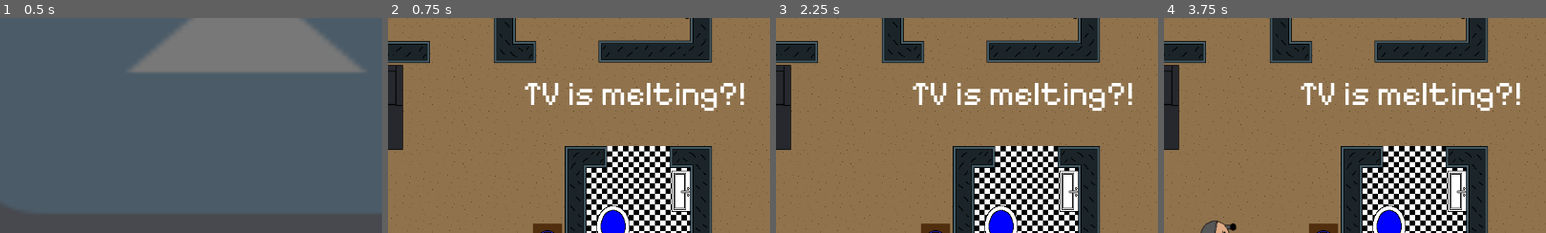
Above: before the commit, frames 1-4 (left to right).
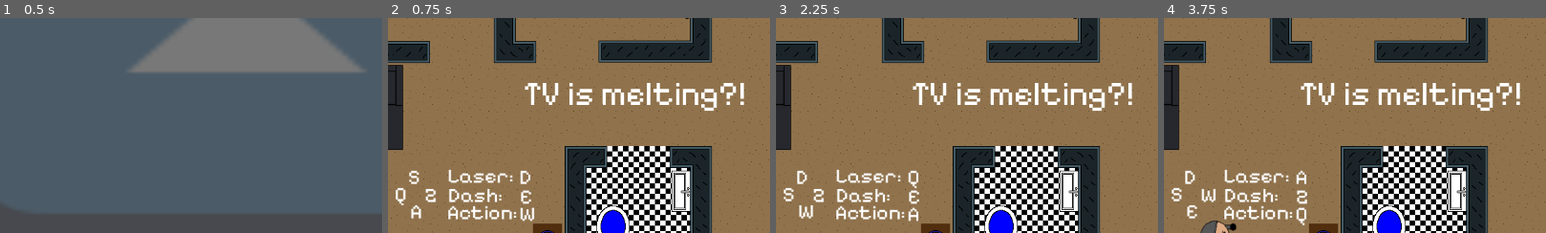
Above: after the commit, the same moments.

Repository: discoaaron/gamejam
Game: Godot game, scene res://scenes/menu/menu.tscn
Two runs of this game, one before a commit and one after it. Both use one fixed random seed, a clock stepped at 60 frames per second and the inputs below. The engine's default icon, where the game draws it, is replaced by a stand-in: a white triangle on a blue panel in a dark square.
Inputs:
- Up to frame 1 (0.5 s): no input
- Up to frame 2 (0.75 s): tap Space (space) at 0.5 s; tap A (a) at 0.6 s
- Up to frame 3 (2.25 s): tap D (d) at 0.8, 1.35 s; tap Space (space) at 1.25, 2 s; tap E (e) at 1.55, 2.1 s
- Up to frame 4 (3.75 s): tap S (s) at 2.3, 2.85 s; tap Space (space) at 2.75, 3.5 s; tap W (w) at 3.05, 3.6 s
The pictures show only the part of the screen within x 18-68%, y 39-89%; the shares and areas given below are measured in that part.

Frame 1 is identical in both runs. In frame 2, 2.3% of the frame differs, in the area x 2-39%, y 70-95%; in frame 3, 2.2%; in frame 4, 2.2%.

Commit message:
adds hud controls

Diff:
--- a/game/Main.tscn
+++ b/game/Main.tscn
@@ -29,6 +29,7 @@
 [ext_resource type="FontFile" uid="uid://cw6g0hytutgdl" path="res://fonts/PixelifySans-VariableFont_wght.ttf" id="25_wry1b"]
 [ext_resource type="Texture2D" uid="uid://bsbnwkumt6a7e" path="res://art/Plant.png" id="27_wgpcm"]
 [ext_resource type="PackedScene" uid="uid://4q46ugr14c8l" path="res://scenes/misc_objects/bookshelf.tscn" id="27_y54mv"]
+[ext_resource type="PackedScene" uid="uid://ibfrg6i1f37e" path="res://scenes/hud/controls.tscn" id="30_xryxh"]
 
 [sub_resource type="LabelSettings" id="LabelSettings_3y05j"]
 font = ExtResource("25_wry1b")
@@ -417,5 +418,9 @@
 wait_time = 0.5
 one_shot = true
 
+[node name="Controls" parent="." instance=ExtResource("30_xryxh")]
+position = Vector2(248, 520)
+scale = Vector2(0.785, 0.785)
+
 [connection signal="timeout" from="Heartbeat" to="." method="_on_heartbeat_timeout"]
 [connection signal="timeout" from="StartCooldown" to="." method="_on_start_cooldown_timeout"]
--- a/game/main.gd
+++ b/game/main.gd
@@ -87,7 +87,18 @@
 	dad.action = get_button()
 	dad.laser = get_button()
 	dad.dash = get_button()
+	set_hud_controls()
 	add_child(dad)
+
+func set_hud_controls() -> void:
+	$Controls.up_key = str(dad.up).to_upper()
+	$Controls.down_key = str(dad.down).to_upper()
+	$Controls.left_key = str(dad.left).to_upper()
+	$Controls.right_key = str(dad.right).to_upper()
+	$Controls.laser_key = str(dad.laser).to_upper()
+	$Controls.dash_key = str(dad.dash).to_upper()
+	$Controls.action_key = str(dad.action).to_upper()
+
 
 func _spawnBaby() -> void:
 	var riskIndex = randi_range(0, risks.size() - 1)
--- /dev/null
+++ b/game/scenes/hud/controls.gd
@@ -0,0 +1,23 @@
+extends Node2D
+
+@export var up_key = "W"
+@export var down_key = "S"
+@export var left_key = "A"
+@export var right_key = "D"
+@export var laser_key = "Q"
+@export var dash_key = "Z"
+@export var action_key = "E"
+
+# Called when the node enters the scene tree for the first time.
+func _ready() -> void:
+	pass # Replace with function body.
+
+# Called every frame. 'delta' is the elapsed time since the previous frame.
+func _process(delta: float) -> void:
+	$UpKey.text = up_key
+	$DownKey.text = down_key
+	$LeftKey.text = left_key
+	$RightKey.text = right_key
+	$LaserLabel/LaserKey.text = laser_key
+	$DashLabel/DashKey.text = dash_key
+	$ActionLabel/ActionKey.text = action_key
--- /dev/null
+++ b/game/scenes/hud/controls.tscn
@@ -0,0 +1,118 @@
+[gd_scene load_steps=4 format=3 uid="uid://ibfrg6i1f37e"]
+
+[ext_resource type="Script" path="res://scenes/hud/controls.gd" id="1_nhrwi"]
+[ext_resource type="FontFile" uid="uid://cw6g0hytutgdl" path="res://fonts/PixelifySans-VariableFont_wght.ttf" id="2_srad6"]
+
+[sub_resource type="LabelSettings" id="LabelSettings_e80jw"]
+font = ExtResource("2_srad6")
+font_size = 40
+
+[node name="Controls" type="Node2D"]
+script = ExtResource("1_nhrwi")
+
+[node name="LaserLabel" type="Label" parent="."]
+offset_left = 59.0
+offset_top = -62.0
+offset_right = 186.0
+offset_bottom = -13.0
+text = "Laser:"
+label_settings = SubResource("LabelSettings_e80jw")
+metadata/_edit_use_anchors_ = true
+
+[node name="LaserKey" type="Label" parent="LaserLabel"]
+layout_mode = 1
+anchors_preset = -1
+anchor_left = 0.661417
+anchor_top = 0.0408163
+anchor_right = 0.732283
+anchor_bottom = 0.571429
+offset_left = 54.0
+offset_right = 68.0
+offset_bottom = 23.0
+text = "Q"
+label_settings = SubResource("LabelSettings_e80jw")
+metadata/_edit_use_anchors_ = true
+
+[node name="DashLabel" type="Label" parent="."]
+offset_left = 60.0
+offset_top = -25.0
+offset_right = 165.0
+offset_bottom = 24.0
+text = "Dash:"
+label_settings = SubResource("LabelSettings_e80jw")
+metadata/_edit_use_anchors_ = true
+
+[node name="DashKey" type="Label" parent="DashLabel"]
+layout_mode = 1
+anchors_preset = -1
+anchor_left = 0.790476
+anchor_top = 0.0408163
+anchor_right = 0.790476
+anchor_bottom = 0.571429
+offset_left = 55.0
+offset_top = 1.0
+offset_right = 86.0
+offset_bottom = 24.0
+text = "Z"
+label_settings = SubResource("LabelSettings_e80jw")
+metadata/_edit_use_anchors_ = true
+
+[node name="ActionLabel" type="Label" parent="."]
+offset_left = 58.0
+offset_top = 8.0
+offset_right = 201.0
+offset_bottom = 57.0
+text = "Action: "
+label_settings = SubResource("LabelSettings_e80jw")
+metadata/_edit_use_anchors_ = true
+
+[node name="ActionKey" type="Label" parent="ActionLabel"]
+layout_mode = 1
+anchors_preset = -1
+anchor_left = 0.587413
+anchor_top = 0.0408163
+anchor_right = 0.587413
+anchor_bottom = 0.571429
+offset_left = 55.0
+offset_top = 1.0
+offset_right = 86.0
+offset_bottom = 24.0
+text = "E"
+label_settings = SubResource("LabelSettings_e80jw")
+metadata/_edit_use_anchors_ = true
+
+[node name="UpKey" type="Label" parent="."]
+offset_left = -17.0
+offset_top = -60.0
+offset_right = 14.0
+offset_bottom = -11.0
+text = "W"
+label_settings = SubResource("LabelSettings_e80jw")
+metadata/_edit_use_anchors_ = true
+
+[node name="DownKey" type="Label" parent="."]
+offset_left = -13.0
+offset_top = 6.0
+offset_right = 10.0
+offset_bottom = 55.0
+text = "S"
+label_settings = SubResource("LabelSettings_e80jw")
+metadata/_edit_use_anchors_ = true
+
+[node name="LeftKey" type="Label" parent="."]
+offset_left = -43.0
+offset_top = -27.0
+offset_right = -20.0
+offset_bottom = 22.0
+text = "A"
+label_settings = SubResource("LabelSettings_e80jw")
+metadata/_edit_use_anchors_ = true
+
+[node name="RightKey" type="Label" parent="."]
+offset_left = 15.0
+offset_top = -25.0
+offset_right = 38.0
+offset_bottom = 24.0
+text = "D"
+label_settings = SubResource("LabelSettings_e80jw")
+metadata/_edit_use_anchors_ = true
Not shown: 1 places in game/Main.tscn that only renumber resources
